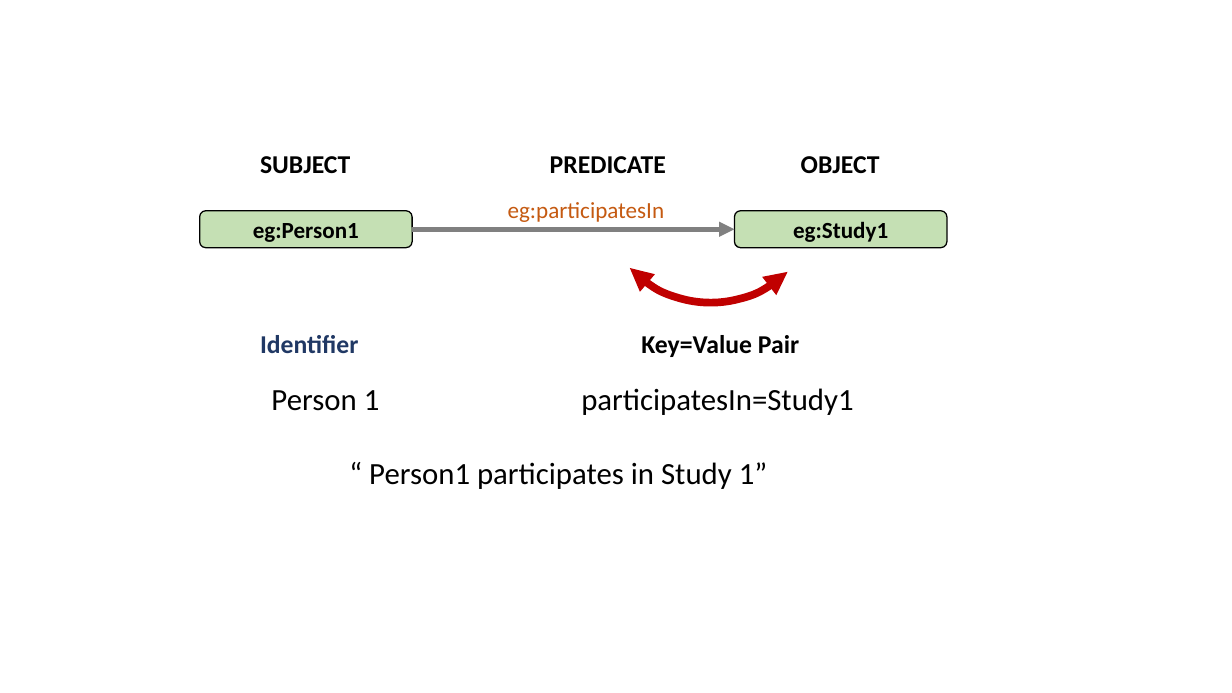
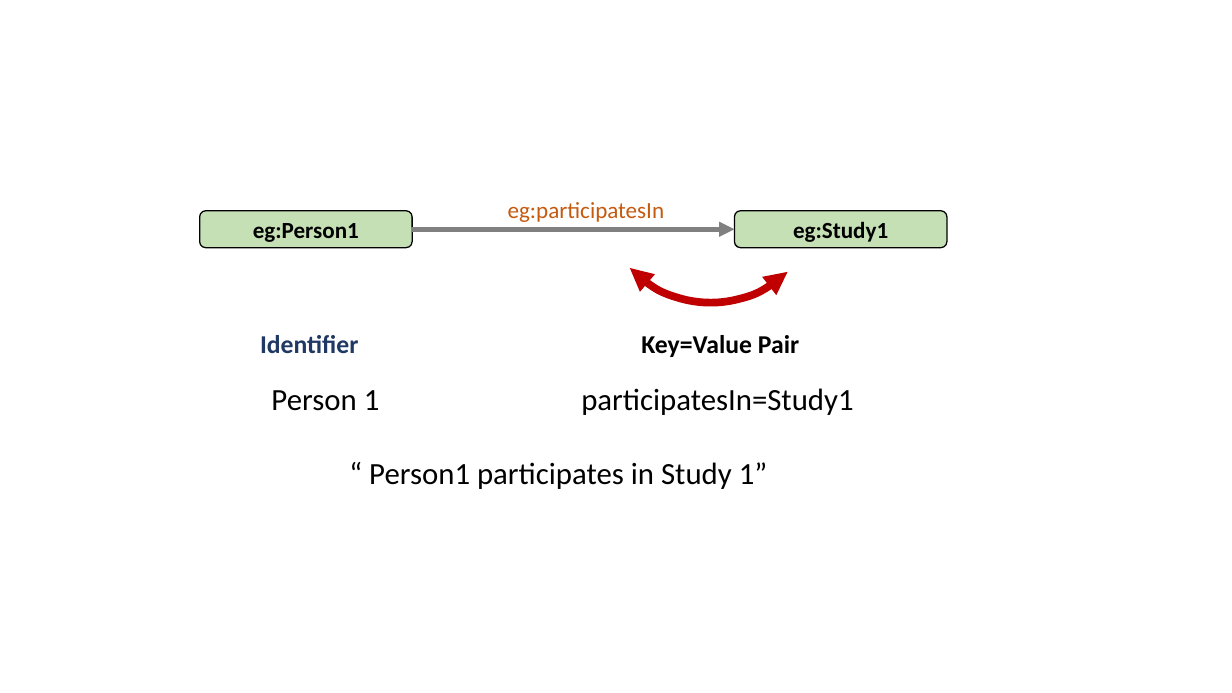
Before and after one commit to phuse-org/LinkedDataWorkshop, a slide deck: slide 5 of CSS2018/presentation/images/ImagesForPres.pptx (slide 2 before the commit). Drawn at 1232x693 pixels with LibreOffice and Linux fonts; fonts in the diff are those of the drawing. Boxes give left, top, right and bottom in pixels: in the first picture for what was removed or moved away, otherwise in the second. Text is boxed around its words. In the diff, an @@ line names an element or a change of style, - is before the commit and + after.

```diff
--- a/CSS2018/presentation/images/ImagesForPres.pptx
+++ b/CSS2018/presentation/images/ImagesForPres.pptx
@@ text removed at (260, 156, 350, 174) @@
-SUBJECT
@@ text removed at (550, 156, 666, 173) @@
-PREDICATE
@@ text removed at (801, 156, 880, 173) @@
-OBJECT
```
Also in this commit, not shown: 2 other slides changed, 2 slides added, 2 other files.
